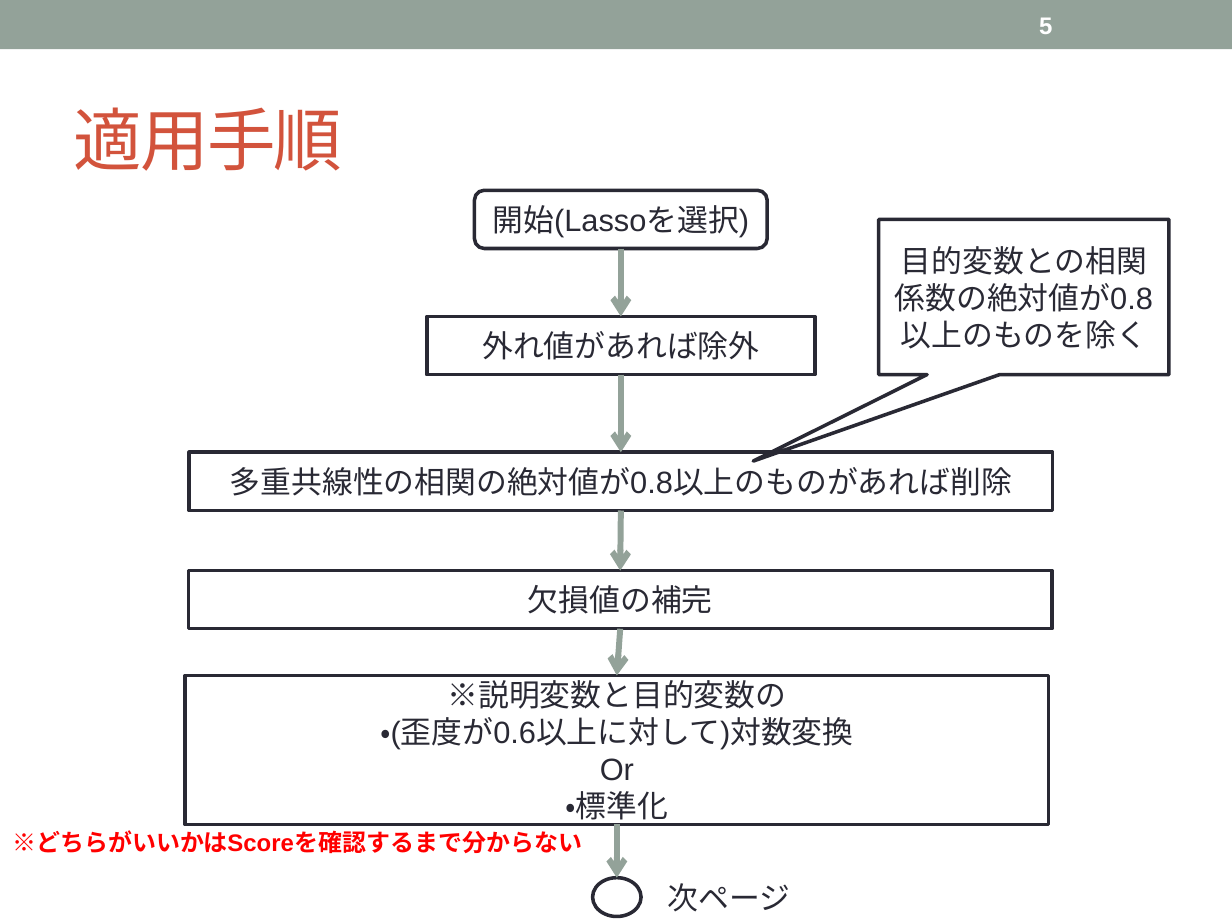
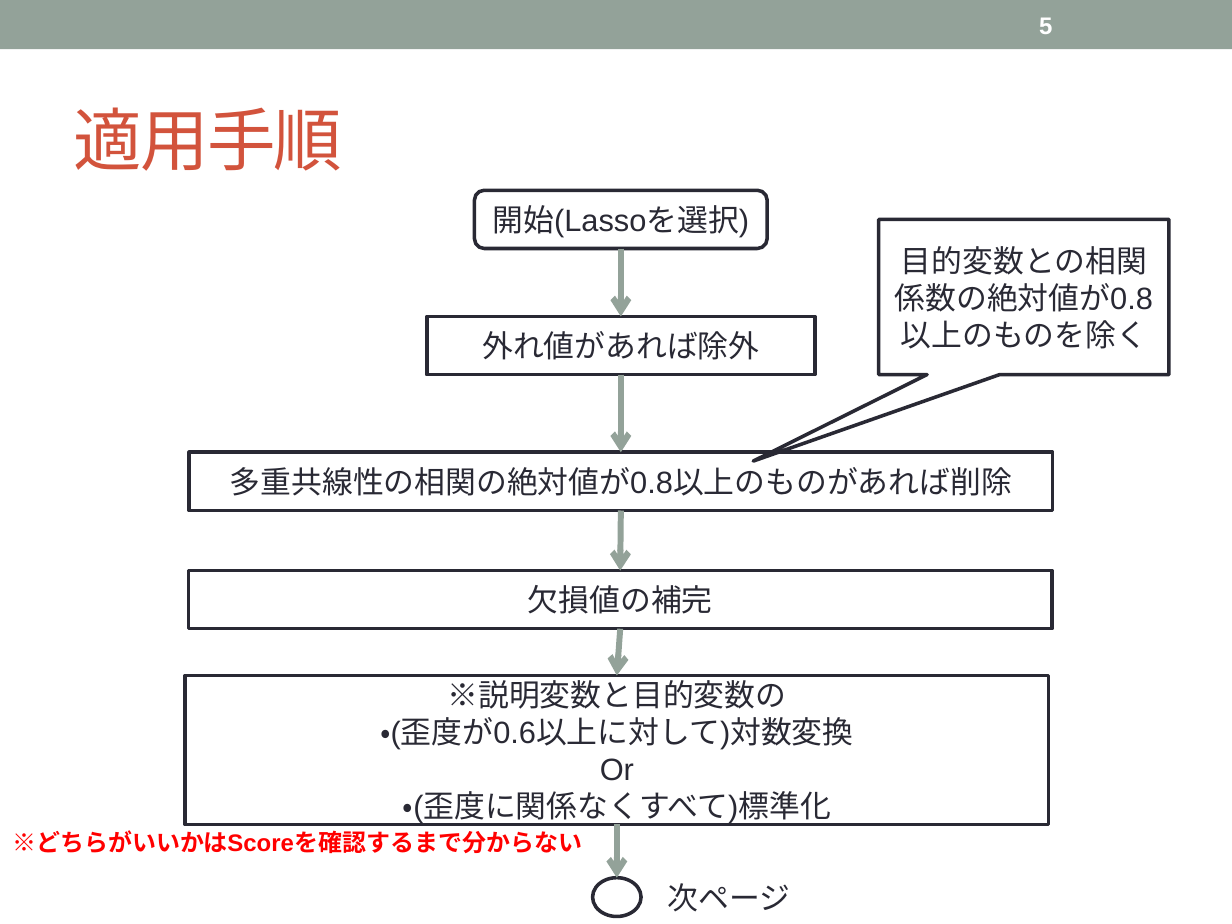
Before and after one commit to topse2018-kaggle/team, a slide deck: slide 5 of PatternTemplate/misoka/Lasso.pptx. Drawn at 1232x924 pixels with LibreOffice and Linux fonts; fonts in the diff are those of the drawing. Boxes give left, top, right and bottom in pixels: in the first picture for what was removed or moved away, otherwise in the second. Text is boxed around its words. In the diff, an @@ line names an element or a change of style, - is before the commit and + after.

Commit message:
適用条件を修正

```diff
--- a/PatternTemplate/misoka/Lasso.pptx
+++ b/PatternTemplate/misoka/Lasso.pptx
@@ text in rectangle at box(403, 791, 831, 826): text changed @@
-・標準化
+・(歪度に関係なくすべて)標準化
```
Also in this commit, not shown: 1 other file.
